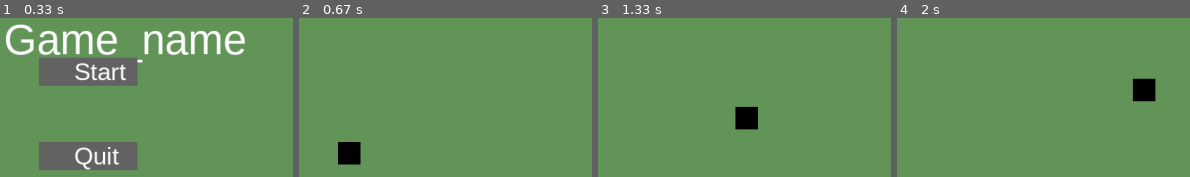
Above: before the commit, frames 1-4 (left to right).
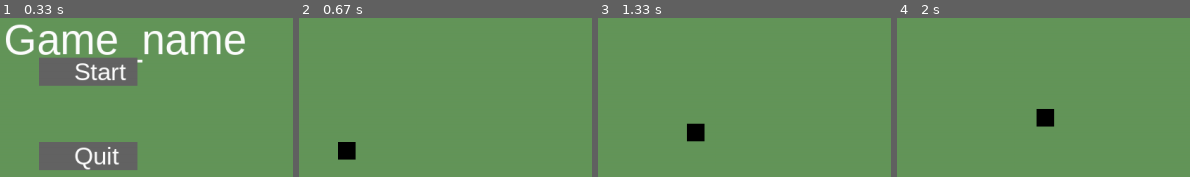
Above: after the commit, the same moments.

Repository: BlazerBen/Final_pygame_project
Game: pygame game, started from director.py
The game is run twice, just before and just after one commit, with the same random seed, the same clock (stepped at 60 frames per second) and the same inputs.
Inputs (mouse positions are in pixels of both pictures, inside the frame that each line leads up to):
- Up to frame 1 (0.33 s): no input
- Up to frame 2 (0.67 s): click "Start" at 0.38 s
- Up to frame 3 (1.33 s): hold D 0.67-1.13 s; move the mouse to (outside the picture) at 0.7 s; hold W from 1.17 s (still down)
- Up to frame 4 (2 s): release W at 1.47 s; hold D 1.5-1.97 s

Frame 1 is identical in both runs. In frame 2, 0.5% of the frame differs, in the area x 13-22%, y 77-93%; in frame 3, 1.9%; in frame 4, 1.9%, in the area x 47-89%, y 37-69%.

Commit message:
screensize_fixes

Diff:
--- a/scenes.py
+++ b/scenes.py
@@ -88,10 +88,10 @@
 
 class GameScene(SceneBase):
     def __init__(self):
-        self.pc=player.Player(var.screenwidth/2,var.screenheight/2, 32,32)
+        self.pc=player.Player(var.screenwidth/2,var.screenheight/2, var.screenwidth/50,var.screenwidth/50)
         SceneBase.__init__(self)
     def ProcessInput(self, events, pressed_keys):
-        vel = 5
+        vel = var.screenwidth/500
         self.pc.movement(pygame.key.get_pressed(), vel)
     def Update(self):
 
